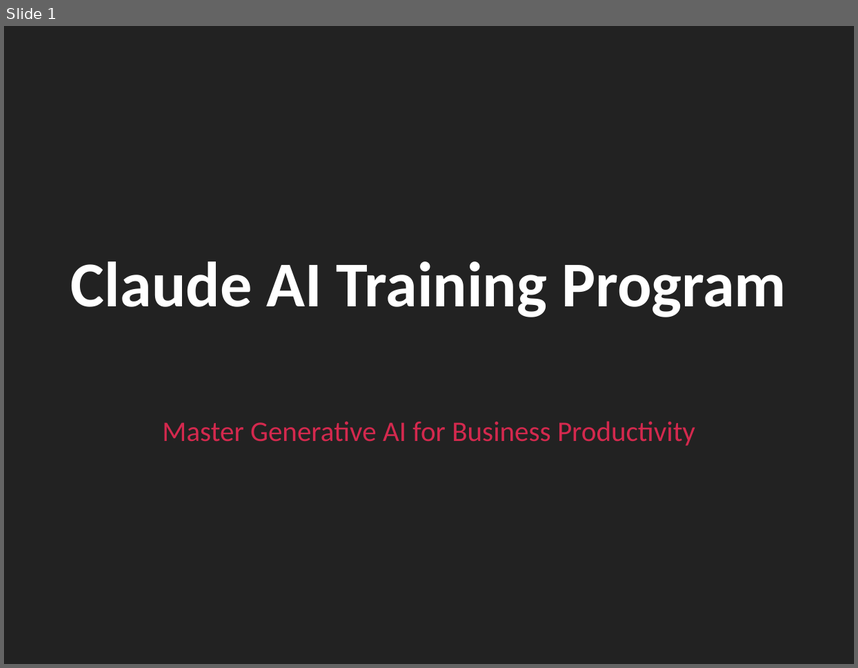
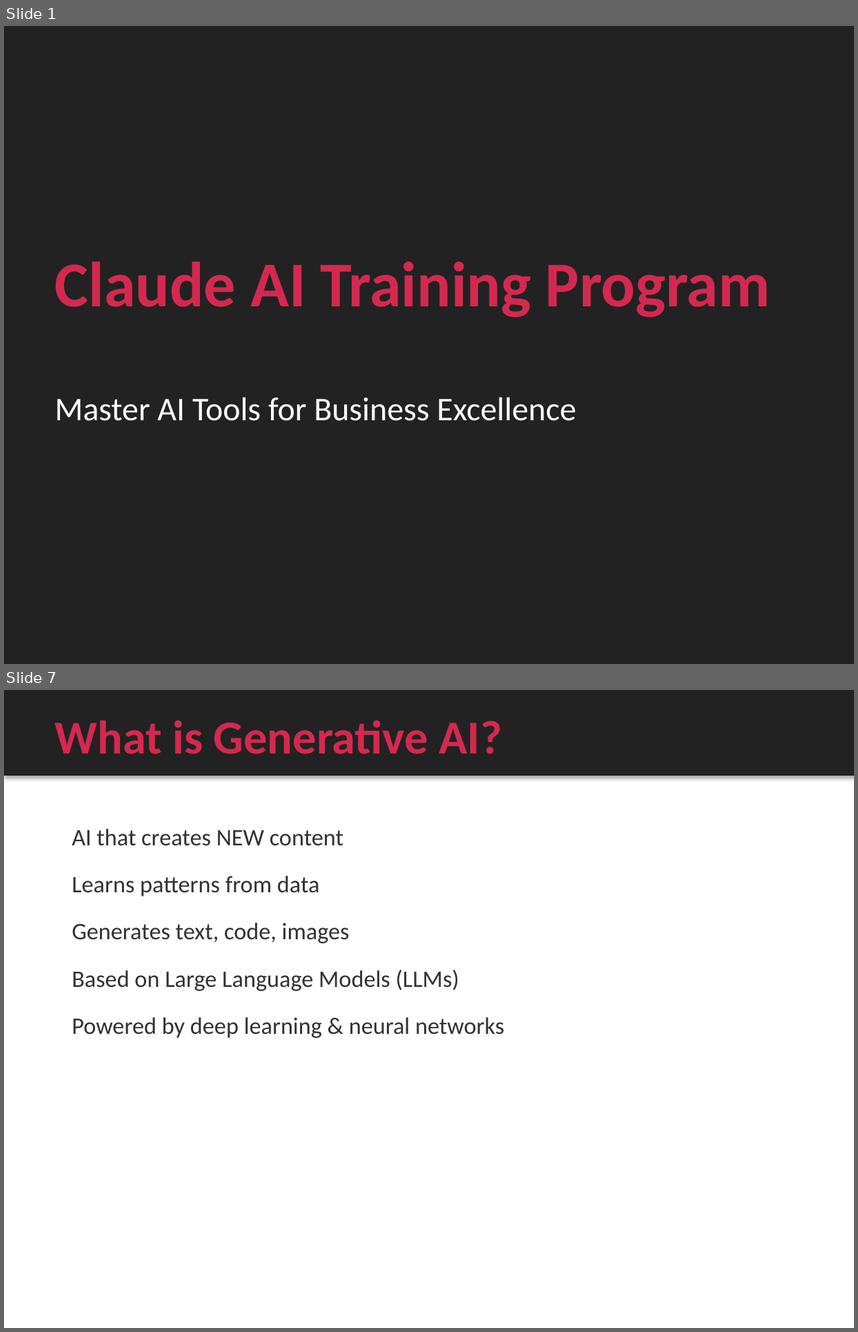
Before and after one commit to biswajitdas793-del/Self, a slide deck: training-program/presentation/Claude_AI_Training_Program.pptx. Shown one above the other, each under a label of ours: slide 1 before the commit, slides 1 and 7 after it; the slides between them are not shown. The pictures are 858x668 and 858x1332 pixels, drawn with LibreOffice and Linux fonts; fonts in the diff are those of the drawing. Boxes give left, top, right and bottom in pixels: in the first picture for what was removed or moved away, otherwise in the second. Text is boxed around its words. In the diff, an @@ line names an element or a change of style, - is before the commit and + after.

```diff
--- a/training-program/presentation/Claude_AI_Training_Program.pptx
+++ b/training-program/presentation/Claude_AI_Training_Program.pptx
@@ slide 7 added at (4,690,854,1328), background #FFFFFF @@
@@ rectangle added at (4,690,854,775), fill #222222, outline #222222 0.75 pt @@
@@ text added at (55,720,502,754), 40 pt, text #D4294E, bold @@
+What is Generative AI?
@@ text added at (72,829,504,1038), 20 pt, text #323232 @@
+AI that creates NEW content
+Learns patterns from data
+Generates text, code, images
+Based on Large Language Models (LLMs)
+Powered by deep learning & neural networks
@@ slide 1 changed as well @@
@@ text "Claude AI Training Program" at (55,261,771,317): text colour #FFFFFF to #D4294E; alignment centre to left @@
@@ text at (55,397,576,421): text changed; size 24 to 28 pt; text colour #D4294E to #FFFFFF @@
-Master Generative AI for Business Productivity
+Master AI Tools for Business Excellence
```
Also in this commit, not shown: 5 other slides changed, 91 other slides added, 111 slides removed, 1 other file.
